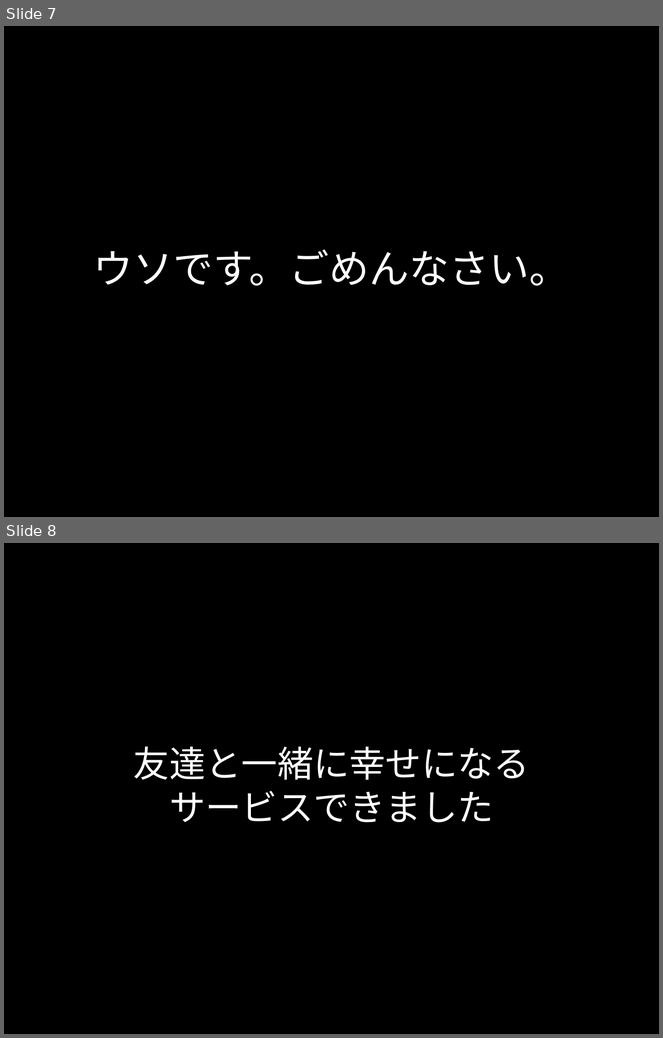
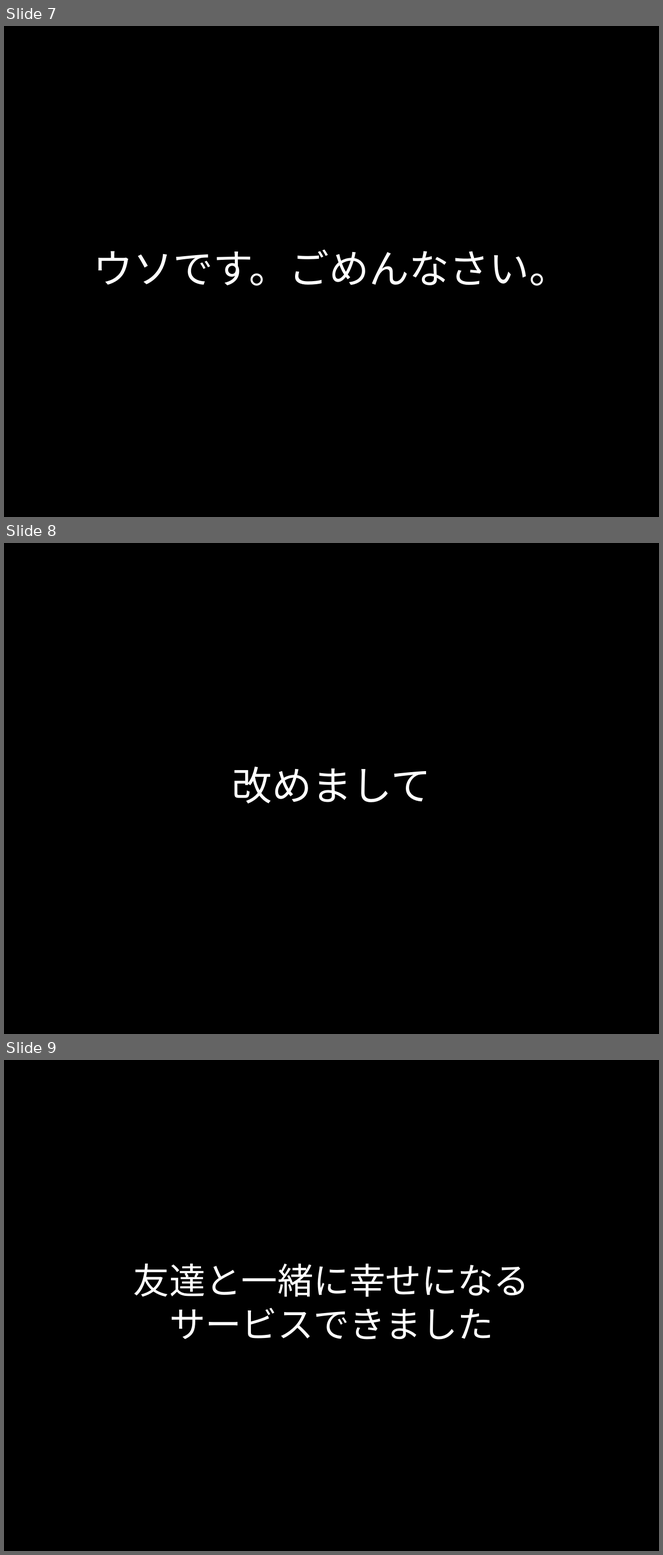
Before and after one commit to kgmyshin/PosNegFriends, a slide deck: doc/ポジネガフレンズ_発表用.pptx. Shown one above the other, each under a label of ours: slides 7 and 8 before the commit, slides 7, 8 and 9 after it. The pictures are 663x1038 and 663x1555 pixels, drawn with LibreOffice and Linux fonts; fonts in the diff are those of the drawing. Boxes give left, top, right and bottom in pixels: in the first picture for what was removed or moved away, otherwise in the second. Text is boxed around its words. In the diff, an @@ line names an element or a change of style, - is before the commit and + after.

```diff
--- a/doc/ポジネガフレンズ_発表用.pptx
+++ b/doc/ポジネガフレンズ_発表用.pptx
@@ slide 8 added at bbox=[4, 543, 659, 1034], background #000000 @@
@@ title added at bbox=[232, 767, 431, 804], 44 pt, text #FFFFFF @@
+改めまして
@@ what was slide 8 is now slide 9 @@
```
Also in this commit, not shown: 2 slides changed, 5 other slides added, 1 slide removed.
